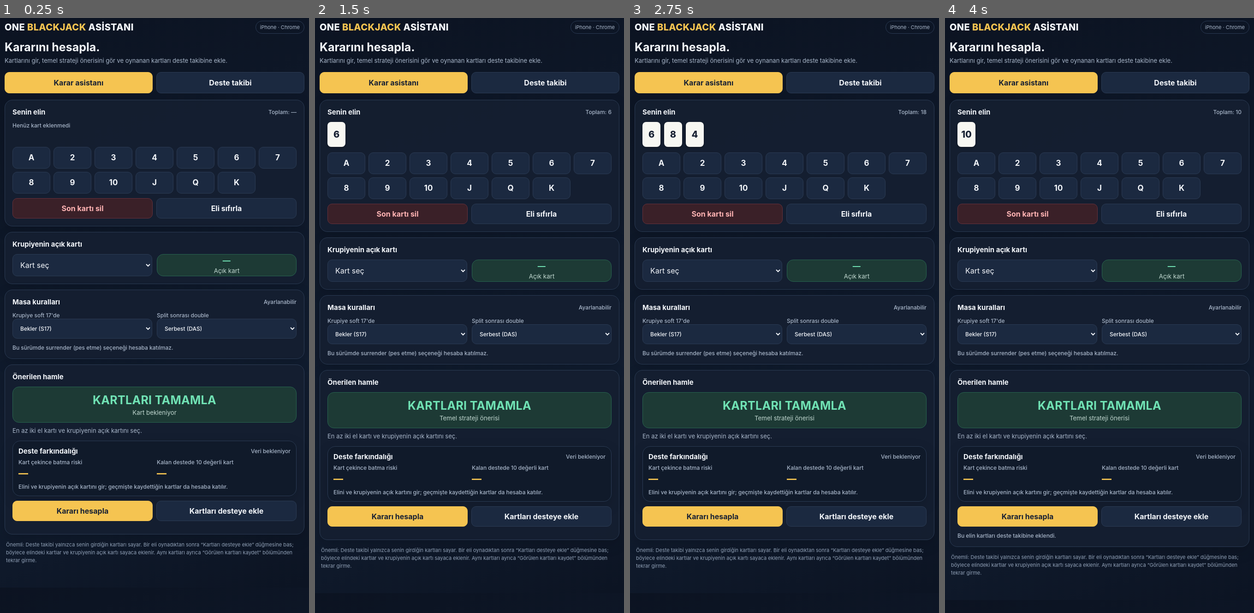
Above: before the commit, frames 1-4 (left to right).
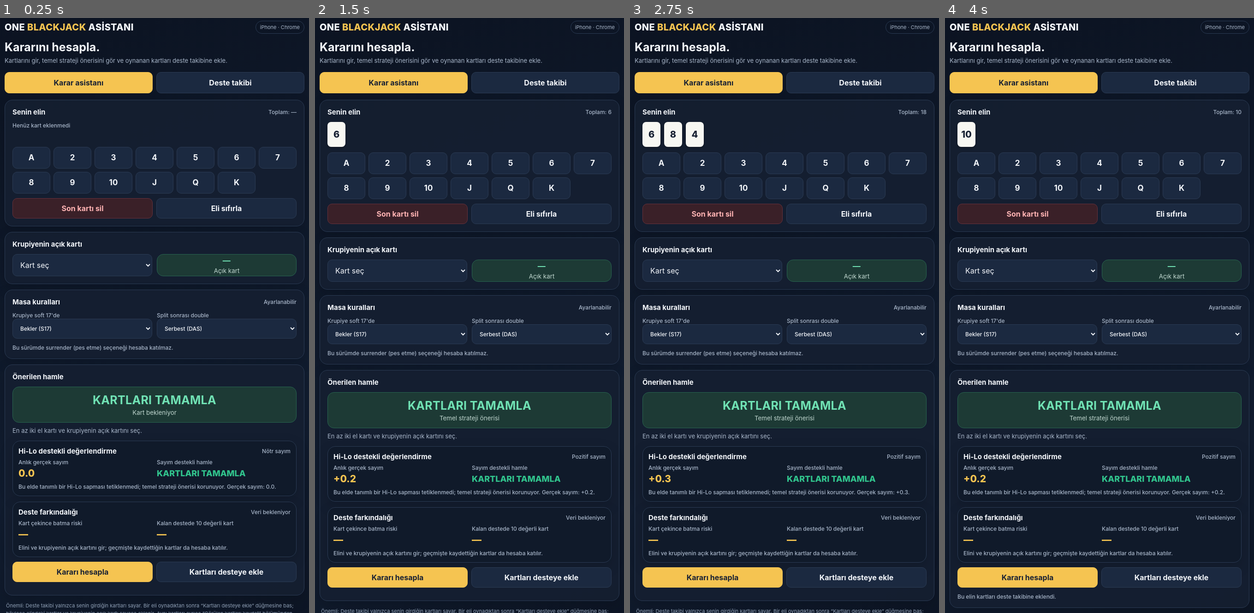
Above: after the commit, the same moments.

Repository: mustafasayn50/blackjack-asistani
Game: browser game, page index.html
Same seed, same stepped clock (60 frames per second), same inputs: the game is played once before the commit and once after it.
Inputs:
- Up to frame 1 (0.25 s): no input
- Up to frame 2 (1.5 s): click "6" at 1.27 s
- Up to frame 3 (2.75 s): click "8" at 1.87 s; click "Kararı hesapla" at 2.02 s; click "4" at 2.47 s
- Up to frame 4 (4 s): click "Kartları desteye ekle" at 3.07 s; click "10" at 3.67 s

The runs differ from the first frame. In frame 1, 7.3% of the frame differs, in the area x 1-99%, y 72-100%; in frame 2, 7.2%; in frame 3, 7.2%; in frame 4, 7.2%.

Commit message:
Add files via upload

Diff:
--- a/index.html
+++ b/index.html
@@ -61,6 +61,14 @@
    <div class="action" id="result"><div><strong>BAŞLAMAK İÇİN</strong><small>El ve krupiye kartını seç</small></div></div>
    <div class="reason" id="reason">Çok desteli oyunlar için temel strateji yaklaşımı kullanılır.</div>
    <div class="card" style="margin:12px 0 0;padding:12px;background:#101a2a">
+    <div class="section-title" style="margin-bottom:7px">Hi-Lo destekli değerlendirme <span class="small" id="liveCountSignal">Sayım bekleniyor</span></div>
+    <div class="row">
+     <div><div class="small">Anlık gerçek sayım</div><div id="liveTrueCount" style="font-size:21px;font-weight:800;color:var(--gold);margin-top:4px">—</div></div>
+     <div><div class="small">Sayım destekli hamle</div><div id="countMove" style="font-size:18px;font-weight:800;color:var(--green);margin-top:6px">—</div></div>
+    </div>
+    <p class="small" id="countMoveReason" style="margin:9px 0 0">Uygun bir strateji sapması yoksa temel strateji önerisi korunur.</p>
+   </div>
+   <div class="card" style="margin:12px 0 0;padding:12px;background:#101a2a">
     <div class="section-title" style="margin-bottom:7px">Deste farkındalığı <span class="small" id="countSignal">Veri bekleniyor</span></div>
     <div class="row">
      <div><div class="small">Kart çekince batma riski</div><div id="bustRisk" style="font-size:21px;font-weight:800;color:var(--gold);margin-top:4px">—</div></div>
@@ -112,7 +120,7 @@
 function score(cards){let raw=cards.reduce((s,r)=>s+val(r),0), aces=cards.filter(r=>r==='A').length,total=raw;while(total>21&&aces){total-=10;aces--}return {total,soft:cards.includes('A')&&total!==raw,raw}}
 function makeButtons(target,fn){ranks.forEach(r=>{let b=document.createElement('button');b.className='rank';b.textContent=r;b.onclick=()=>fn(r);target.appendChild(b)})}
 makeButtons($('handButtons'),r=>{hand.push(r);renderHand();calculate()});
-makeButtons($('seenButtons'),r=>{shoeSeen.push(r);saveShoe();renderShoe()});
+makeButtons($('seenButtons'),r=>{shoeSeen.push(r);saveShoe();renderShoe();calculate()});
 ranks.forEach(r=>{let o=document.createElement('option');o.value=r;o.textContent=r;$('dealer').appendChild(o)});
 function renderHand(){
  $('handCards').innerHTML=''; if(!hand.length)$('handCards').innerHTML='<span class="small">Henüz kart eklenmedi</span>';
@@ -170,19 +178,59 @@
  const up=$('dealer').value;if(up&&counts[up]>0)counts[up]--;
  return counts;
 }
+function hiLoValue(r){
+ return ['2','3','4','5','6'].includes(r)?1:['10','J','Q','K','A'].includes(r)?-1:0;
+}
+function liveCountInfo(){
+ // Önceki eller + mevcut eldeki açık kartlar: her kart yalnızca bir kez sayılır.
+ const visible=[...shoeSeen,...hand];
+ const up=$('dealer').value;
+ if(up)visible.push(up);
+ const rc=visible.reduce((n,r)=>n+hiLoValue(r),0);
+ const decksLeft=Math.max(0,decks*52-visible.length)/52;
+ return {rc,decksLeft,tc:decksLeft>0?rc/decksLeft:0};
+}
+function countDeviation(){
+ if(hand.length<2||!$('dealer').value)return null;
+ const s=score(hand),d=dealerVal($('dealer').value),tc=liveCountInfo().tc;
+ if(s.soft||hand.length!==2)return null;
+ // Çok desteli oyunlar için yaygın Hi-Lo indeks sapmalarından sınırlı bir grup.
+ const rules=[
+  [16,10,0,'16’ya karşı 10','Gerçek sayım 0 veya üzerindeyse 16’ya karşı 10’da bekle.'],
+  [15,10,4,'15’e karşı 10','Gerçek sayım +4 veya üzerindeyse 15’e karşı 10’da bekle.'],
+  [12,2,3,'12’ye karşı 2','Gerçek sayım +3 veya üzerindeyse 12’ye karşı 2’de bekle.'],
+  [12,3,2,'12’ye karşı 3','Gerçek sayım +2 veya üzerindeyse 12’ye karşı 3’te bekle.'],
+ ];
+ const hit=rules.find(x=>s.total===x[0]&&d===x[1]&&tc>=x[2]);
+ return hit?{label:hit[3],why:hit[4]}:null;
+}
+function updateCountAwareDecision(){
+ const info=liveCountInfo(),dev=countDeviation();
+ $('liveTrueCount').textContent=info.decksLeft>0?(info.tc>0?'+':'')+info.tc.toFixed(1):'—';
+ $('liveCountSignal').textContent=info.rc>0?'Pozitif sayım':info.rc<0?'Negatif sayım':'Nötr sayım';
+ if(dev){
+  $('countMove').textContent='BEKLE';
+  $('countMoveReason').textContent=dev.why+' (TC '+(info.tc>0?'+':'')+info.tc.toFixed(1)+').';
+ }else{
+  $('countMove').textContent=decide().a;
+  $('countMoveReason').textContent='Bu elde tanımlı bir Hi-Lo sapması tetiklenmedi; temel strateji önerisi korunuyor. Gerçek sayım: '+(info.tc>0?'+':'')+info.tc.toFixed(1)+'.';
+ }
+}
 function updateCountAwareness(){
- const counts=compositionForCurrentHand(), remaining=Object.values(counts).reduce((a,b)=>a+b,0), s=score(hand);
+ const counts=compositionForCurrentHand(),remaining=Object.values(counts).reduce((a,b)=>a+b,0),s=score(hand);
  if(!hand.length||!$('dealer').value||remaining<=0){
   $('bustRisk').textContent='—';$('tenShare').textContent='—';$('countSignal').textContent='Veri bekleniyor';
-  $('countAdvice').textContent='Elini ve krupiyenin açık kartını gir; geçmişte kaydettiğin kartlar da hesaba katılır.';return;
+  $('countAdvice').textContent='Elini ve krupiyenin açık kartını gir; geçmişte kaydettiğin kartlar da hesaba katılır.';
+  updateCountAwareDecision();return;
  }
  let bust=0;ranks.forEach(r=>{if(counts[r]>0&&s.total+val(r)>21)bust+=counts[r]});
  const tens=['10','J','Q','K'].reduce((n,r)=>n+counts[r],0);
  $('bustRisk').textContent=(100*bust/remaining).toFixed(1)+'%';
  $('tenShare').textContent=(100*tens/remaining).toFixed(1)+'%';
- const rc=shoeSeen.reduce((n,r)=>n+(['2','3','4','5','6'].includes(r)?1:['10','J','Q','K','A'].includes(r)?-1:0),0);
+ const rc=liveCountInfo().rc;
  $('countSignal').textContent=rc>0?'Düşük kartlar daha çok görüldü':rc<0?'Yüksek kartlar daha çok görüldü':'Dengeli görünüm';
- $('countAdvice').textContent='Yaklaşık oranlar, kalan kart havuzuna göre hesaplanır. Krupiyenin kapalı kartı bilinmediğinden tahmindir; hamle önerisi doğrulanmış temel stratejiye dayanır.';
+ $('countAdvice').textContent='Oranlar görülen kartlar çıkarılarak kalan kart havuzundan tahmin edilir. Krupiyenin kapalı kartı bilinmez. Hi-Lo sapmaları ayrı gösterilir; diğer ellerde temel strateji korunur.';
+ updateCountAwareDecision();
 }
 function calculate(){const x=decide();setResult(x.a,x.why);updateCountAwareness()}
 $('dealer').onchange=()=>{$('dealerLabel').textContent=$('dealer').value||'—';calculate()};
@@ -211,9 +259,9 @@
 $('deckCount').onchange=()=>{decks=Number($('deckCount').value);shoeSeen=[];saveShoe();renderShoe()};
 $('newShoe').onclick=()=>{if(confirm('Deste sayımı ve görülen kart geçmişi sıfırlansın mı?')){shoeSeen=[];saveShoe();renderShoe()}};
 $('undoSeen').onclick=()=>{shoeSeen.pop();saveShoe();renderShoe()};
-$('tabPlay').onclick=()=>{$('playPanel').classList.remove('hidden');$('shoePanel').classList.add('hidden');$('tabPlay').classList.add('active');$('tabShoe').classList.remove('active')};
+$('tabPlay').onclick=()=>{$('playPanel').classList.remove('hidden');$('shoePanel').classList.add('hidden');$('tabPlay').classList.add('active');$('tabShoe').classList.remove('active');calculate()};
 $('tabShoe').onclick=()=>{$('playPanel').classList.add('hidden');$('shoePanel').classList.remove('hidden');$('tabShoe').classList.add('active');$('tabPlay').classList.remove('active');renderShoe()};
 loadShoe();$('deckCount').value=String(decks);renderHand();renderShoe();calculate();
 </script>
-<script>if("serviceWorker"in navigator){window.addEventListener("load",()=>navigator.serviceWorker.register("./sw.js").catch(()=>{}));}</script>
+<script>if("serviceWorker"in navigator){window.addEventListener("load",()=>navigator.serviceWorker.register("./sw.js?v=4").catch(()=>{}));}</script>
 </body></html>
